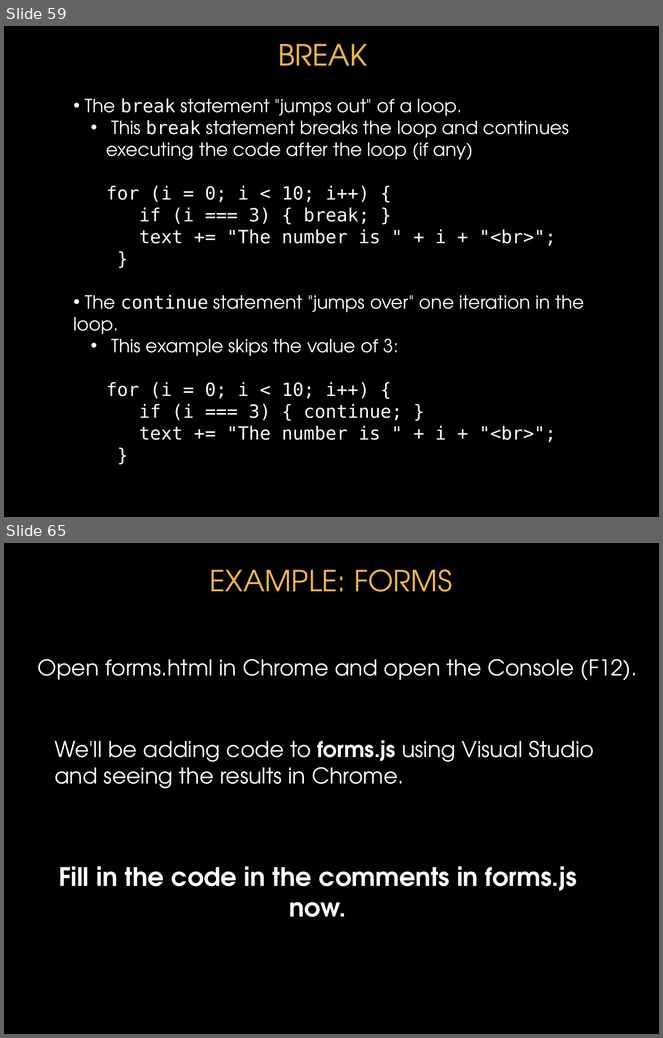
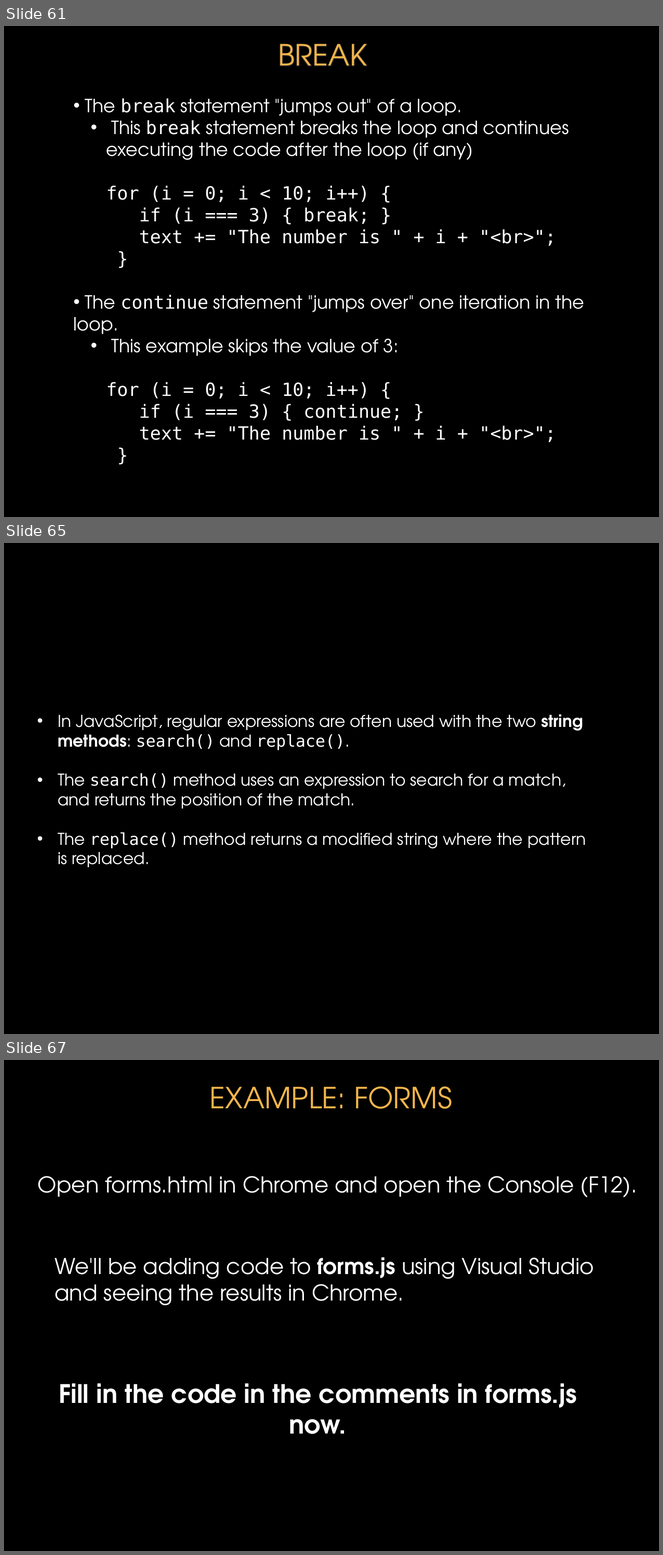
Before and after one commit to donfreiday/cpsc330-js, a slide deck: Javascript.pptx. Shown one above the other, each under a label of ours: slides 59 and 65 before the commit, slides 61, 65 and 67 after it; the slides between them are not shown. The pictures are 663x1038 and 663x1555 pixels, drawn with LibreOffice and Linux fonts; fonts in the diff are those of the drawing; background and template pictures are left out. Boxes give left, top, right and bottom in pixels: in the first picture for what was removed or moved away, otherwise in the second. Text is boxed around its words. In the diff, an @@ line names an element or a change of style, - is before the commit and + after.

```diff
--- a/Javascript.pptx
+++ b/Javascript.pptx
@@ slide 65 added at <box>4,543,659,1034</box>, background picture (left out) @@
@@ text added at <box>58,715,586,867</box>, 18 pt, text #FFFFFF @@
+• In JavaScript, regular expressions are often used with the two string methods: search() and replace().
+• The search() method uses an expression to search for a match, and returns the position of the match.
+• The replace() method returns a modified string where the pattern is replaced.
@@ what was slide 59 is now slide 61 @@
@@ what was slide 65 is now slide 67 @@
```
Also in this commit, not shown: 4 slides changed, 3 other slides added, 2 slides removed.
